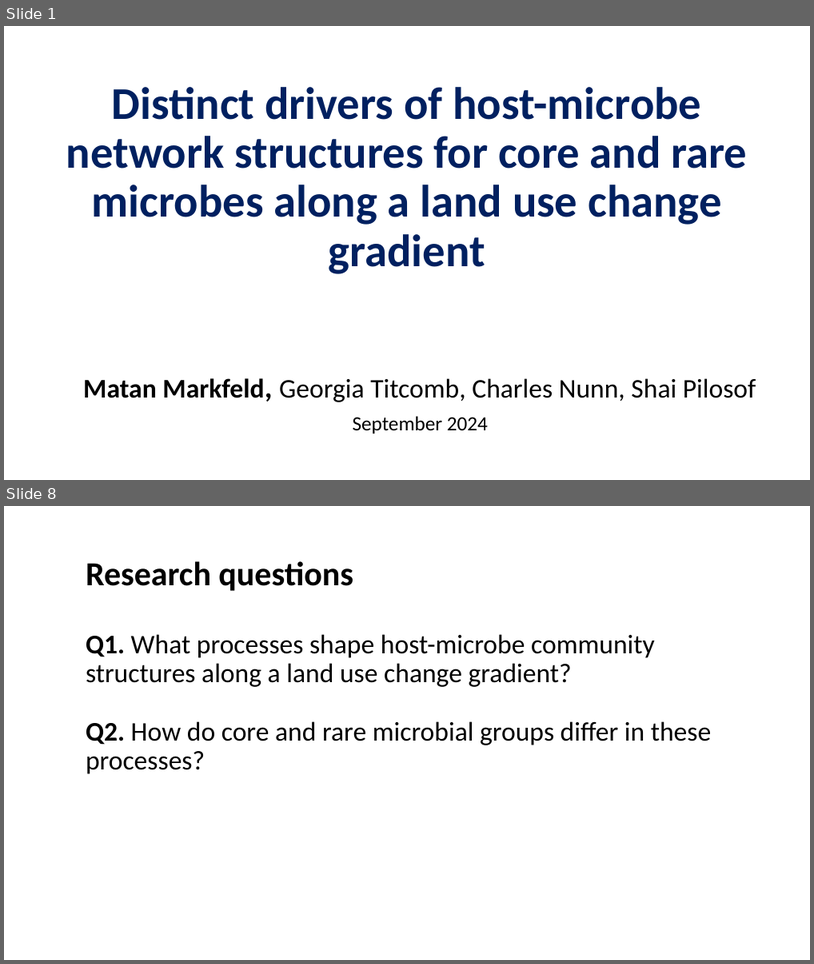
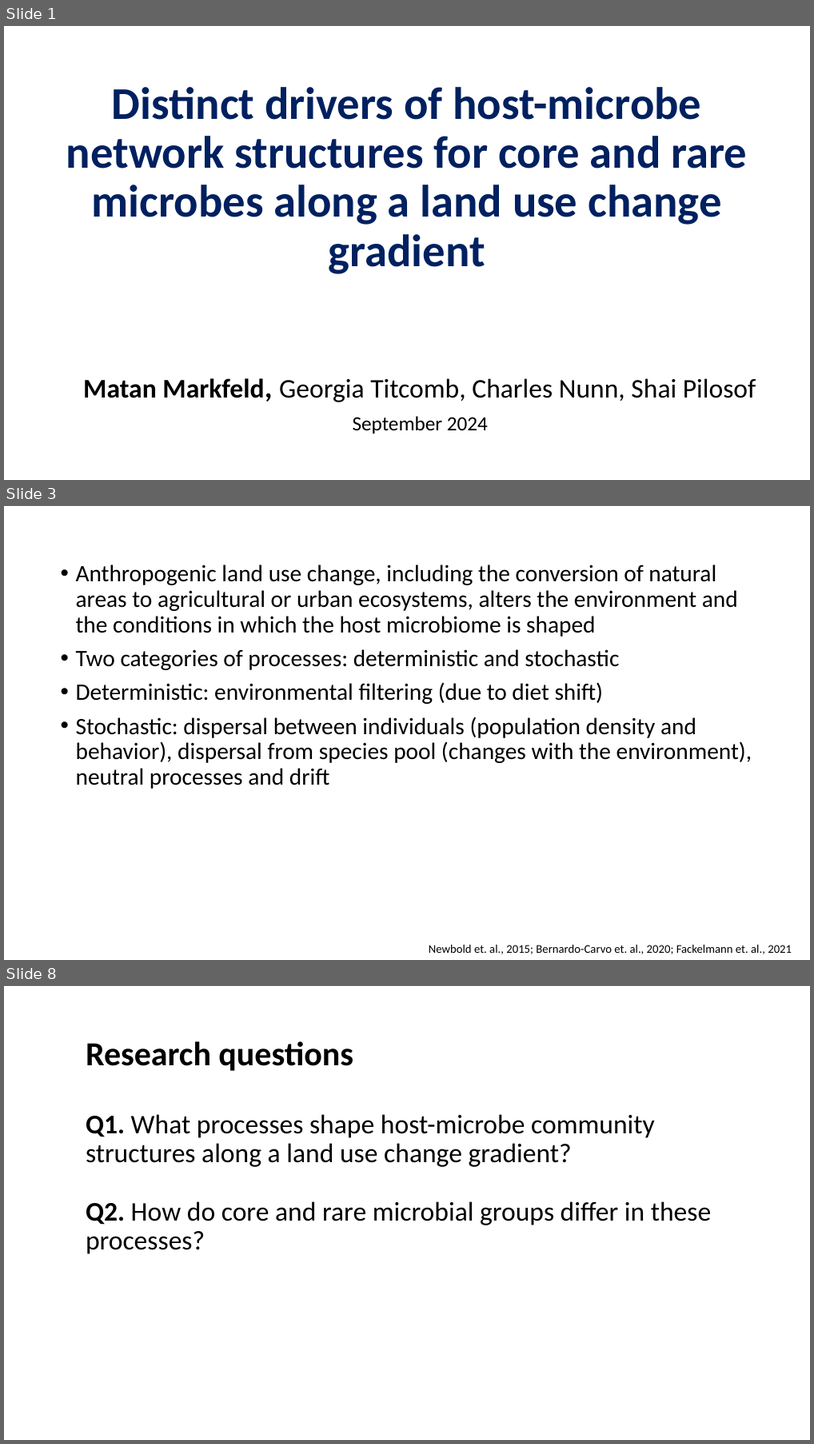
Before and after one commit to Ecological-Complexity-Lab/Microbiome_Structure_Madagascar, a slide deck: presentations/manuscript story.pptx. Shown one above the other, each under a label of ours: slides 1 and 8 before the commit, slides 1, 3 and 8 after it; the slides between them are not shown. The pictures are 814x964 and 814x1444 pixels, drawn with LibreOffice and Linux fonts; fonts in the diff are those of the drawing; background and template pictures are left out. Boxes give left, top, right and bottom in pixels: in the first picture for what was removed or moved away, otherwise in the second. Text is boxed around its words. In the diff, an @@ line names an element or a change of style, - is before the commit and + after.

```diff
--- a/presentations/manuscript story.pptx
+++ b/presentations/manuscript story.pptx
@@ slide 3 added at [4,506,810,960], background #FFFFFF @@
@@ text added at [76,564,752,788], 28 pt, text #000000 @@
+• Anthropogenic land use change, including the conversion of natural areas to agricultural or urban ecosystems, alters the environment and the conditions in which the host microbiome is shaped
+• Two categories of processes: deterministic and stochastic
+• Deterministic: environmental filtering (due to diet shift)
+• Stochastic: dispersal between individuals (population density and behavior), dispersal from species pool (changes with the environment), neutral processes and drift
@@ text added at [429,944,792,954], 14 pt, text #000000 @@
+Newbold et. al., 2015; Bernardo-Carvo et. al., 2020; Fackelmann et. al., 2021
```
Also in this commit, not shown: 10 slides changed, 2 other slides added, 3 slides removed.
